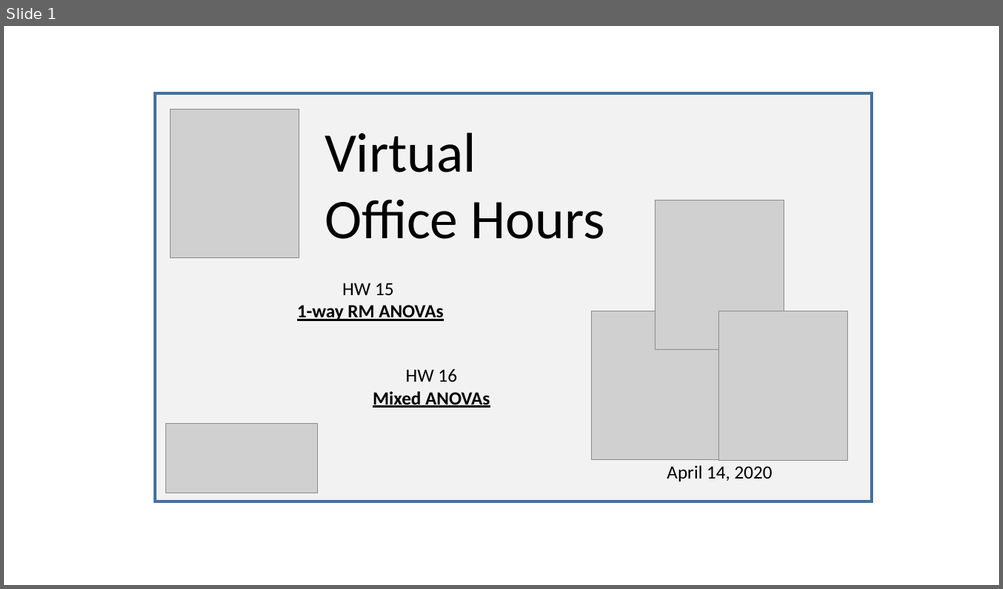
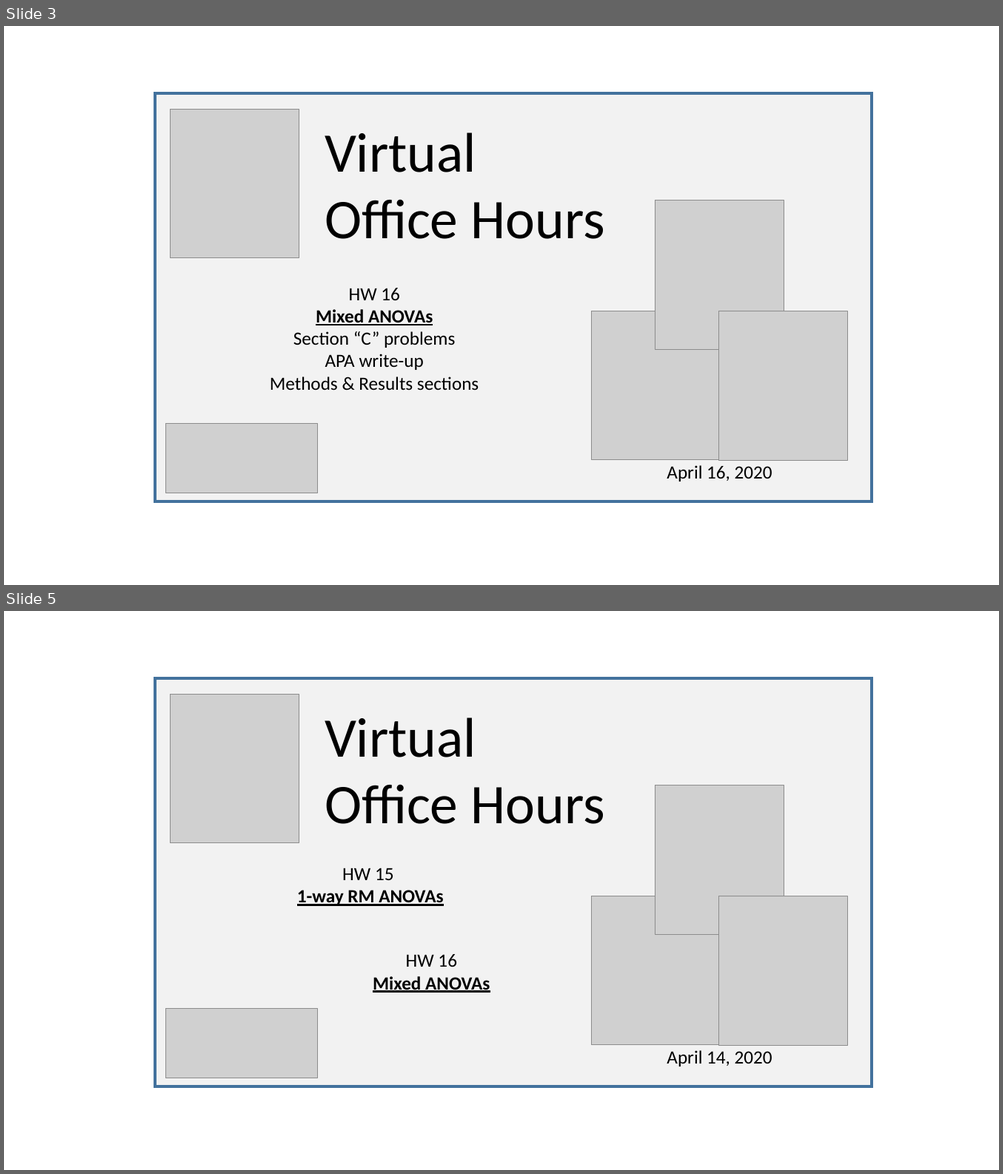
Before and after one commit to SarBearSchwartz/SarBearSchwartz.github.io, a slide deck: static/img/youtube_thumbnails/video_thumbnail_building.pptx. Shown one above the other, each under a label of ours: slide 1 before the commit, slides 3 and 5 after it; the slides between them are not shown. The pictures are 1003x589 and 1003x1174 pixels, drawn with LibreOffice and Linux fonts; fonts in the diff are those of the drawing; grey boxes stand for pictures. Boxes give left, top, right and bottom in pixels: in the first picture for what was removed or moved away, otherwise in the second. Text is boxed around its words. In the diff, an @@ line names an element or a change of style, - is before the commit and + after.

```diff
--- a/static/img/youtube_thumbnails/video_thumbnail_building.pptx
+++ b/static/img/youtube_thumbnails/video_thumbnail_building.pptx
@@ slide 3 added at [4, 26, 999, 585], background #FFFFFF @@
@@ rectangle added at [156, 93, 872, 502], fill #F2F2F2, outline #43739E 3 pt @@
@@ picture added at [170, 110, 299, 259] @@
@@ text added at [324, 133, 605, 239], 54 pt, text #000000 @@
+Virtual
+Office Hours
@@ picture added at [655, 201, 785, 350] @@
@@ text added at [270, 288, 478, 391], 18 pt, text #000000 @@
+HW 16
+Mixed ANOVAs
+Section “C” problems
+APA write-up
+Methods & Results sections
@@ picture added at [591, 311, 720, 460] @@
@@ picture added at [719, 312, 848, 461] @@
@@ picture added at [166, 423, 317, 493] @@
@@ text added at [666, 466, 772, 482], 18 pt, text #000000 @@
+April 16, 2020
@@ what was slide 1 is now slide 5 @@
```
Also in this commit, not shown: 3 other slides added, 4 other files.
